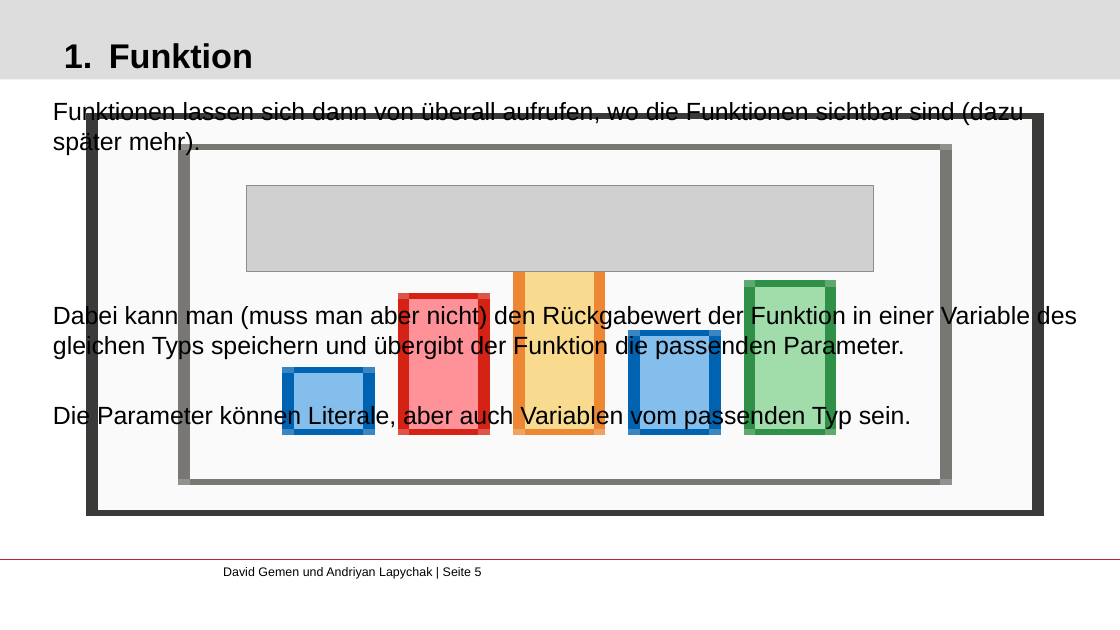
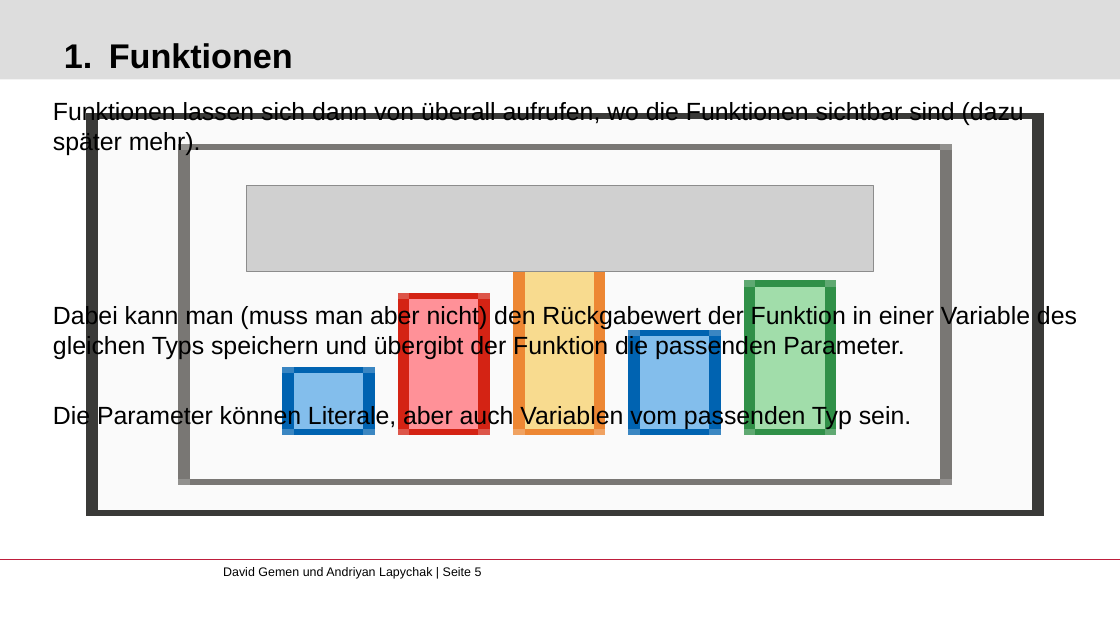
Before and after one commit to gemdav/Programmieren-1-Tutorium, a slide deck: slide 5 of slides/03_classes_packages_functions.pptx. Drawn at 1120x630 pixels with LibreOffice and Linux fonts; fonts in the diff are those of the drawing; grey boxes stand for pictures; background and template pictures are left out. Boxes give left, top, right and bottom in pixels: in the first picture for what was removed or moved away, otherwise in the second. Text is boxed around its words. In the diff, an @@ line names an element or a change of style, - is before the commit and + after.

```diff
--- a/slides/03_classes_packages_functions.pptx
+++ b/slides/03_classes_packages_functions.pptx
@@ title at box(109, 43, 293, 69): text changed @@
-1. Funktion
+1. Funktionen
```
Also in this commit, not shown: 5 other slides changed, 4 slides added, 1 slide removed, 8 other files.
